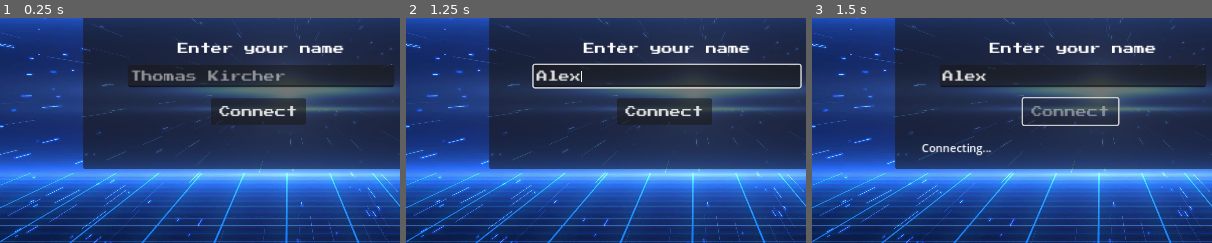
Above: before the commit, frames 1-3 (left to right).
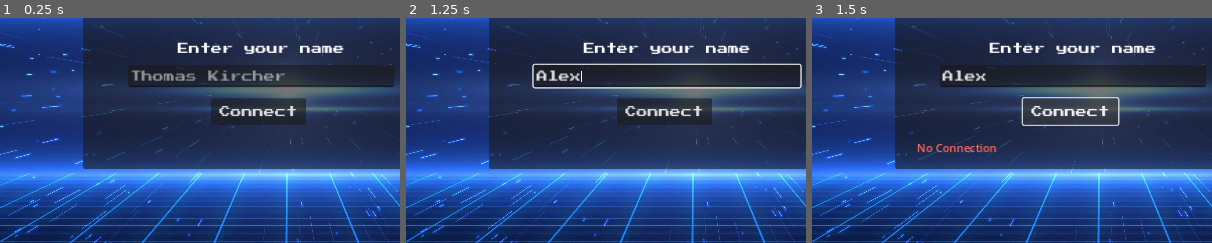
Above: after the commit, the same moments.

Repository: Maytastico/trash-pong
Game: Godot game, scene res://lobby.tscn
Same seed, same stepped clock (60 frames per second), same inputs: the game is played once before the commit and once after it.
Inputs (mouse positions are % of the whole screen's width and height, from its top left):
- Up to frame 1 (0.25 s): no input
- Up to frame 2 (1.25 s): click (50, 47) at 0.52 s; type "Alex" at 0.6 s
- Up to frame 3 (1.5 s): click "Connect" at 1.25 s
The pictures show only the part of the screen within x 17-67%, y 34-84%; the shares and areas given below are measured in that part.

Frames 1-2 are identical in both runs. In frame 3, 1.0% of the frame differs, in the area x 26-74%, y 39-62%.

Commit message:
#43-kommunikation-mit-server-anhängen

Diff:
--- a/game/lobby.tscn
+++ b/game/lobby.tscn
@@ -21,6 +21,7 @@
 
 [node name="Ping" type="HTTPRequest" parent="."]
 unique_name_in_owner = true
+timeout = 10.0
 
 [node name="Background" type="TextureRect" parent="."]
 layout_mode = 0
--- a/game/logic/lobby.gd
+++ b/game/logic/lobby.gd
@@ -98,16 +98,11 @@
 
 	_set_status("Connecting...", true)
 	host_button.set_disabled(true)
-	var err = pingRequest.request("backend:3000/ping")
+	var url = "http://localhost:3000/ping"
+	var err = pingRequest.request(url, [], HTTPClient.METHOD_GET)
 	if err != OK:
+		_set_status("Internal Error", false)
 		print("Failed to send request: ", err)
-
-
-	#var raumliste = load("res://raumliste.tscn").instantiate()
-	#get_tree().get_root().add_child(raumliste)
-	#hide()
-
-
 
 	#peer = ENetMultiplayerPeer.new()
 	#var err = peer.create_server(DEFAULT_PORT, 1) # Maximum of 1 peer, since it's a 2-player game.
@@ -148,7 +143,10 @@
 
 func _on_ping_request_completed(result, response_code, headers, body):
 	if response_code == 200:
-		print("API is online")
+		var raumliste = load("res://raumliste.tscn").instantiate()
+		get_tree().get_root().add_child(raumliste)
+		hide()
 		# Hier dein Code, der ausgeführt wird, wenn die API online ist
 	else:
-		print("API is offline or request failed with code: ", response_code)
+		_set_status("No Connection", false)
+		host_button.set_disabled(false)
Not shown, added: game/export/index.apple-touch-icon.png.import
Not shown, added: game/export/index.icon.png.import
Not shown, added: game/export/index.png.import
Not shown, changed: game/export/index.html
Not shown, changed: game/export/index.pck
